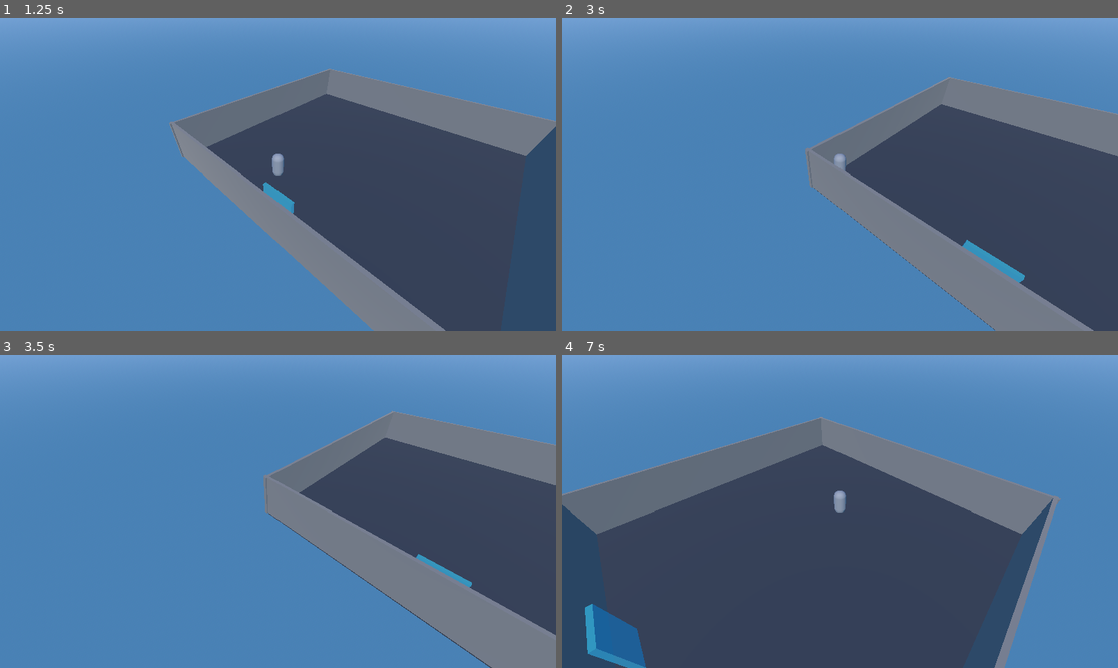
Above: before the commit, frames 1-4 (two rows, left to right).
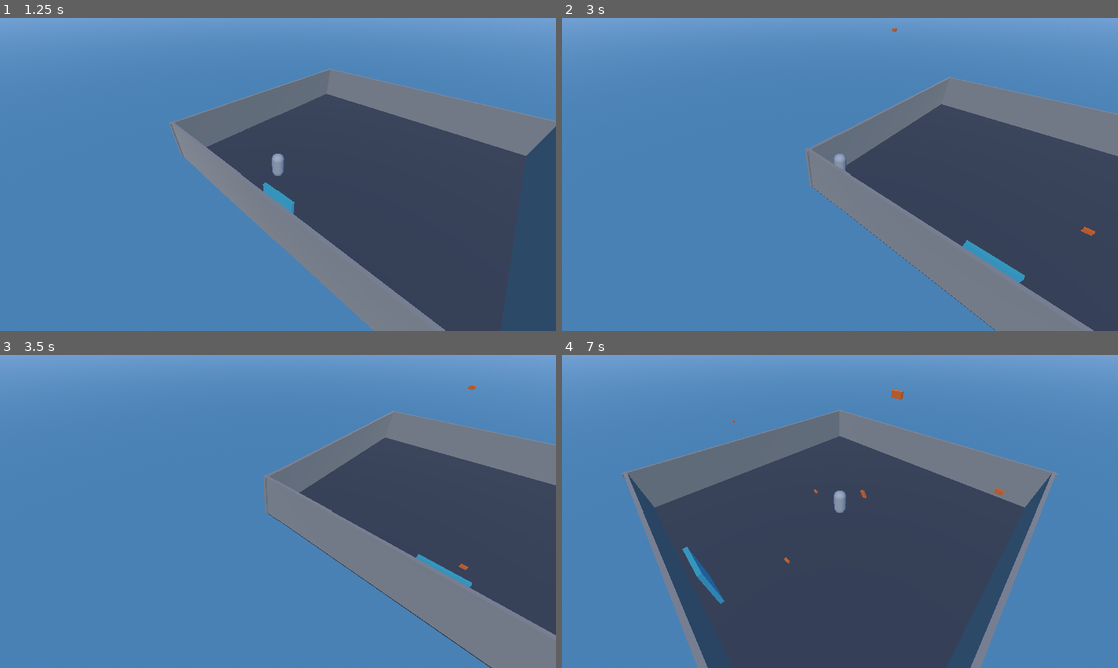
Above: after the commit, the same moments.

Repository: allemansratten/bigmode-2026
Game: Godot game, scene res://scenes/RoomTest.tscn
Same seed, same stepped clock (60 frames per second), same inputs: the game is played once before the commit and once after it. This scene is started directly instead of the project's main scene. Sound files missing from this copy of the repository are replaced by a short silence.
Inputs:
- Up to frame 1 (1.25 s): tap Enter at 0.5 s; hold W (move_forward) from 0.53 s (still down); hold F (throw) from 0.53 s (still down); tap I at 0.8 s
- Up to frame 2 (3 s): release F (throw) at 1.28 s; tap I at 1.35, 2.3 s; tap F (throw) at 1.55 s; release W (move_forward) at 2.03 s; hold A (move_left) from 2.03 s (still down); tap Shift (dash) at 2.1 s; tap E (interact) at 2.85 s
- Up to frame 3 (3.5 s): keep holding A (move_left); tap F (throw) at 3.05 s
- Up to frame 4 (7 s): release A (move_left) at 3.53 s; hold S (move_back) 3.53-4.28 s; hold F (throw) 3.53-4.28 s; tap I at 3.8, 4.35, 5.3, 5.85, 6.8 s; hold D (move_right) 4.28-5.03 s; tap F (throw) at 4.55, 6.05 s; hold W (move_forward) 5.03-5.78 s; hold F (throw) 5.03-5.78 s; hold D (move_right) from 5.78 s (still down); tap Shift (dash) at 6.6 s

Frame 1 is identical in both runs. In frame 2, less than 0.1% of the frame differs, in the area x 59-96%, y 3-70%; in frame 3, less than 0.1%; in frame 4, 20%, in the area x 0-90%, y 11-100%.

Commit message:
Implement item spawning system with throw mechanic
- ItemSpawnPoint: markers at room edges where items spawn from
- ItemThrowTarget: weighted markers where items are thrown to
- ItemSpawningManager: handles spawning with category filtering
  - Caches valid items and spawn nodes at initialization
  - Throws items using physics impulse with arc
- Add spawning setup to ExampleRoom with 2 spawn points and 5 targets
- Add 'I' key test controls to RoomTest for spawning items

Co-Authored-By: Claude Sonnet 4.5 <noreply@anthropic.com>

Diff:
--- /dev/null
+++ b/scenes/ItemSpawnPoint.tscn
@@ -0,0 +1,7 @@
+[gd_scene load_steps=2 format=3 uid="uid://item_spawn_point_001"]
+
+[ext_resource type="Script" path="res://scripts/item_spawn_point.gd" id="1_script"]
+
+[node name="ItemSpawnPoint" type="Marker3D"]
+script = ExtResource("1_script")
+gizmo_color = Color(0, 1, 1, 1)
--- /dev/null
+++ b/scenes/ItemThrowTarget.tscn
@@ -0,0 +1,8 @@
+[gd_scene load_steps=2 format=3 uid="uid://item_throw_target_001"]
+
+[ext_resource type="Script" path="res://scripts/item_throw_target.gd" id="1_script"]
+
+[node name="ItemThrowTarget" type="Marker3D"]
+script = ExtResource("1_script")
+weight = 1.0
+gizmo_color = Color(1, 1, 0, 1)
--- a/scenes/rooms/ExampleRoom.tscn
+++ b/scenes/rooms/ExampleRoom.tscn
@@ -1,6 +1,10 @@
 [gd_scene format=3 uid="uid://b5ye7aiomms1g"]
 
 [ext_resource type="PackedScene" path="res://scenes/RoomConnector.tscn" id="1_connector"]
+[ext_resource type="Script" uid="uid://yhnq5bvgu0a" path="res://scripts/item_spawning_manager.gd" id="2_spawning"]
+[ext_resource type="PackedScene" uid="uid://brick001" path="res://scenes/items/Brick.tscn" id="3_brick"]
+[ext_resource type="PackedScene" path="res://scenes/ItemSpawnPoint.tscn" id="4_spawn_point"]
+[ext_resource type="PackedScene" path="res://scenes/ItemThrowTarget.tscn" id="5_throw_target"]
 
 [sub_resource type="BoxShape3D" id="BoxShape3D_floor"]
 size = Vector3(20, 0.2, 20)
@@ -81,3 +85,31 @@
 target_room_id = 1
 connector_id = "north"
 spawn_facing_degrees = 180.0
+
+[node name="ItemSpawningManager" type="Node" parent="." unique_id=1081236601]
+script = ExtResource("2_spawning")
+allowed_categories = Array[int]([10])
+item_pool = Array[PackedScene]([ExtResource("3_brick")])
+throw_force = 7.0
+arc_height = 3.0
+
+[node name="SpawnPointWest" parent="ItemSpawningManager" unique_id=1294596049 instance=ExtResource("4_spawn_point")]
+transform = Transform3D(1, 0, 0, 0, 1, 0, 0, 0, 1, -16.543268, 1, 0)
+
+[node name="SpawnPointEast" parent="ItemSpawningManager" unique_id=1756023057 instance=ExtResource("4_spawn_point")]
+transform = Transform3D(1, 0, 0, 0, 1, 0, 0, 0, 1, 15.108462, 1, 0)
+
+[node name="ThrowTarget1" parent="ItemSpawningManager" unique_id=1025928910 instance=ExtResource("5_throw_target")]
+transform = Transform3D(1, 0, 0, 0, 1, 0, 0, 0, 1, -3, 0.5, 0)
+
+[node name="ThrowTarget2" parent="ItemSpawningManager" unique_id=114624344 instance=ExtResource("5_throw_target")]
+transform = Transform3D(1, 0, 0, 0, 1, 0, 0, 0, 1, 3, 0.5, 0)
+
+[node name="ThrowTarget3" parent="ItemSpawningManager" unique_id=777812535 instance=ExtResource("5_throw_target")]
+transform = Transform3D(1, 0, 0, 0, 1, 0, 0, 0, 1, -5, 0.5, 4)
+
+[node name="ThrowTarget4" parent="ItemSpawningManager" unique_id=303665432 instance=ExtResource("5_throw_target")]
+transform = Transform3D(1, 0, 0, 0, 1, 0, 0, 0, 1, 6, 0.5, -3)
+
+[node name="ThrowTarget5" parent="ItemSpawningManager" unique_id=602858523 instance=ExtResource("5_throw_target")]
+transform = Transform3D(1, 0, 0, 0, 1, 0, 0, 0, 1, 0, 0.5, 6)
--- /dev/null
+++ b/scripts/item_spawn_point.gd
@@ -0,0 +1,16 @@
+extends Marker3D
+class_name ItemSpawnPoint
+
+## Marker for where items spawn from (at room edges)
+## Items are thrown from this point towards ItemThrowTarget nodes
+
+## Optional: Specific spawn direction override (if not throwing towards target)
+@export var spawn_direction: Vector3 = Vector3.ZERO
+
+## Optional: Visual indicator color
+@export var gizmo_color: Color = Color.CYAN
+
+
+func _ready() -> void:
+	# Hide in game (only visible in editor)
+	visible = false
--- /dev/null
+++ b/scripts/item_spawning_manager.gd
@@ -0,0 +1,157 @@
+extends Node
+class_name ItemSpawningManager
+
+## Manages item spawning for a room
+## Attach to room root; spawn items from spawn points to throw targets
+
+const Categories = preload("res://scripts/item_categories.gd")
+
+## Tags that items must match to spawn in this room (uses matches_any)
+@export var allowed_categories: Array[Categories.Category] = []
+
+## Pool of spawnable item scenes (must have SpawnableBehaviour)
+@export var item_pool: Array[PackedScene] = []
+
+## Throw force magnitude
+@export var throw_force: float = 10.0
+
+## Throw arc height multiplier (0 = direct, higher = more arc)
+@export var arc_height: float = 1.0
+
+## Reference to the room node
+var room: Node3D
+
+## Cached spawn points
+var spawn_points: Array[ItemSpawnPoint] = []
+
+## Cached throw targets
+var throw_targets: Array[ItemThrowTarget] = []
+
+## Cached valid items (filtered by allowed categories)
+var valid_items: Array[PackedScene] = []
+
+
+func _ready() -> void:
+	room = get_parent() as Node3D
+	if not room:
+		push_error("ItemSpawningManager must be child of room Node3D")
+		return
+
+	_cache_spawn_nodes()
+	_cache_valid_items()
+
+
+## Cache all ItemSpawnPoint and ItemThrowTarget children
+func _cache_spawn_nodes() -> void:
+	spawn_points.clear()
+	throw_targets.clear()
+
+	# Look for spawn points and targets as children of this manager
+	for child in get_children():
+		if child is ItemSpawnPoint:
+			spawn_points.append(child)
+		elif child is ItemThrowTarget:
+			throw_targets.append(child)
+
+	if spawn_points.is_empty():
+		push_error("ItemSpawningManager %s: no spawn points found" % name)
+	if throw_targets.is_empty():
+		push_error("ItemSpawningManager %s: no throw targets found" % name)
+
+	print("ItemSpawningManager: found %d spawn points, %d throw targets" % [spawn_points.size(), throw_targets.size()])
+
+
+## Cache items that match allowed categories
+func _cache_valid_items() -> void:
+	valid_items.clear()
+
+	for item_scene in item_pool:
+		if _item_matches_categories(item_scene):
+			valid_items.append(item_scene)
+
+	if valid_items.is_empty():
+		push_error("ItemSpawningManager: no items in pool match allowed categories")
+
+	print("ItemSpawningManager: %d/%d items match allowed categories" % [valid_items.size(), item_pool.size()])
+
+
+## Spawn a random item matching room's allowed categories
+func spawn_item() -> Node3D:
+	# Pick random item, spawn point, and target
+	var item_scene = valid_items.pick_random()
+	var spawn_point = spawn_points.pick_random()
+	var throw_target = _pick_weighted_target()
+
+	# Instantiate item
+	var item = item_scene.instantiate() as Node3D
+	if not item:
+		push_error("ItemSpawningManager: failed to instantiate item")
+		return null
+
+	room.add_child(item)
+	item.global_position = spawn_point.global_position
+
+	_throw_item(item, spawn_point.global_position, throw_target.global_position)
+
+	return item
+
+
+## Check if an item scene matches allowed categories
+func _item_matches_categories(item_scene: PackedScene) -> bool:
+	# If no category restrictions, allow all
+	if allowed_categories.is_empty():
+		return true
+
+	# Instantiate temporarily to check categories
+	var temp_item = item_scene.instantiate()
+	var spawnable = temp_item.get_node_or_null("SpawnableBehaviour") as SpawnableBehaviour
+
+	var matches = false
+	if spawnable:
+		matches = spawnable.matches_any(allowed_categories)
+
+	temp_item.queue_free()
+	return matches
+
+
+## Pick a weighted random throw target
+func _pick_weighted_target() -> ItemThrowTarget:
+	if throw_targets.size() == 1:
+		return throw_targets[0]
+
+	# Calculate total weight
+	var total_weight = 0.0
+	for target in throw_targets:
+		total_weight += target.weight
+
+	# Pick random value
+	var rand_value = randf() * total_weight
+
+	# Find target
+	var cumulative = 0.0
+	for target in throw_targets:
+		cumulative += target.weight
+		if rand_value <= cumulative:
+			return target
+
+	# Fallback
+	return throw_targets[0]
+
+
+## Apply physics impulse to throw item towards target
+func _throw_item(item: Node3D, from: Vector3, to: Vector3) -> void:
+	var rigid_body = item as RigidBody3D
+	if not rigid_body:
+		push_warning("ItemSpawningManager: item is not RigidBody3D, cannot throw")
+		return
+
+	# Calculate throw direction with arc
+	var direction = (to - from).normalized()
+	var distance = from.distance_to(to)
+
+	# Add upward component for arc
+	var throw_vector = direction * throw_force
+	throw_vector.y += arc_height * sqrt(distance)
+
+	# Apply impulse
+	rigid_body.apply_central_impulse(throw_vector)
--- /dev/null
+++ b/scripts/item_throw_target.gd
@@ -0,0 +1,16 @@
+extends Marker3D
+class_name ItemThrowTarget
+
+## Marker for where items should be thrown towards
+## Placed manually in rooms; spawning manager picks random target
+
+## Optional: Target weight (higher = more likely to be chosen)
+@export var weight: float = 1.0
+
+## Optional: Visual indicator color
+@export var gizmo_color: Color = Color.YELLOW
+
+
+func _ready() -> void:
+	# Hide in game (only visible in editor)
+	visible = false
--- a/scripts/room_test.gd
+++ b/scripts/room_test.gd
@@ -26,10 +26,33 @@
 	print("RoomTest: transition_to_room() call completed")
 
 
+func _input(event: InputEvent) -> void:
+	# Test item spawning with I key
+	if event is InputEventKey and event.pressed and event.keycode == KEY_I:
+		_test_spawn_item()
+
+
+func _test_spawn_item() -> void:
+	if not SceneManager.current_room:
+		print("RoomTest: no current room")
+		return
+
+	var spawner = SceneManager.current_room.get_node_or_null("ItemSpawningManager") as ItemSpawningManager
+	if not spawner:
+		print("RoomTest: no ItemSpawningManager found in room")
+		return
+
+	print("RoomTest: spawning item...")
+	var item = spawner.spawn_item()
+	if item:
+		print("RoomTest: successfully spawned ", item.name)
+	else:
+		print("RoomTest: failed to spawn item")
+
+
 func _on_room_loaded(room: Node3D) -> void:
 	print("=== RoomTest: _on_room_loaded() called ===")
 	print("RoomTest: room = ", room)
-	print("RoomTest: room.name = ", room.name if room else "NULL")
 
 	if not room:
 		push_error("RoomTest: room is null!")
Not shown, added: scripts/item_spawn_point.gd.uid
Not shown, added: scripts/item_spawning_manager.gd.uid
Not shown, added: scripts/item_throw_target.gd.uid
